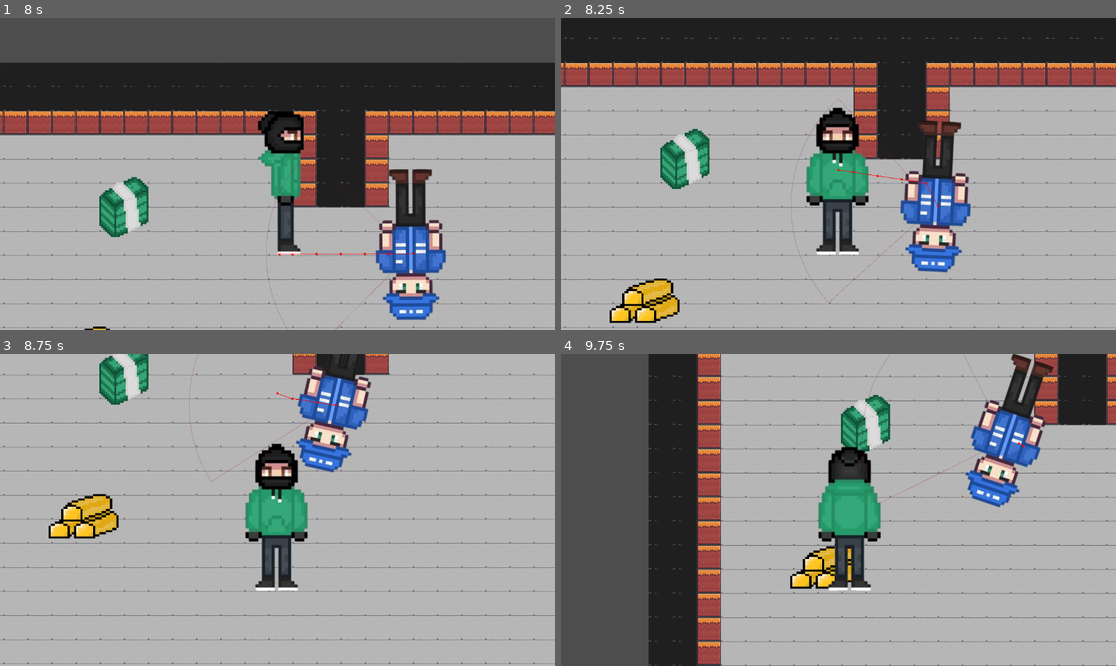
Above: before the commit, frames 1-4 (two rows, left to right).
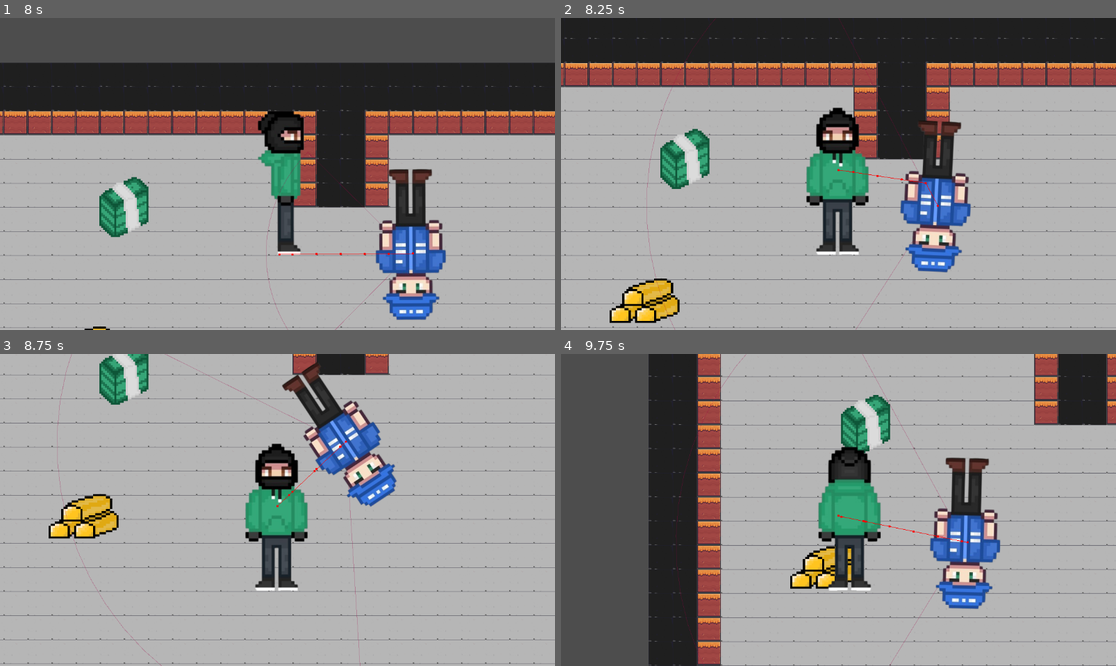
Above: after the commit, the same moments.

Repository: Xan-0/SilentStrikers
Game: Godot game, scene res://Escenas/Mapa.tscn
The game is run twice, just before and just after one commit, with the same random seed, the same clock (stepped at 60 frames per second) and the same inputs.
Inputs:
- Up to frame 1 (8 s): tap Enter at 0.5, 3.5 s; hold Up (ui_up) 0.53-2.03 s; tap E (interactuar) every 0.75 s from 0.6 to 7.35 s; tap Space at 2 s; hold Left (ui_left) 2.03-3.53 s; hold Down (ui_down) 3.53-4.28 s; hold Right (ui_right) 4.28-5.03 s; hold Up (ui_up) 5.03-5.78 s; hold Right (ui_right) from 5.78 s (still down)
- Up to frame 2 (8.25 s): release Right (ui_right) at 8.03 s; hold Down (ui_down) from 8.03 s (still down); tap E (interactuar) at 8.1 s
- Up to frame 3 (8.75 s): keep holding Down (ui_down)
- Up to frame 4 (9.75 s): release Down (ui_down) at 8.78 s; hold Left (ui_left) 8.78-9.53 s; tap E (interactuar) at 8.85, 9.6 s; hold Up (ui_up) from 9.53 s (still down)

Frame 1 is identical in both runs. In frame 2, 0.3% of the frame differs, in the area x 15-65%, y 0-100%; in frame 3, 5.2%; in frame 4, 7.9%, in the area x 20-89%, y 0-100%.

Commit message:
Update Guardia.gd
Optimizaci+on por parte de Johan

Diff:
--- a/Silent Strikers (Alfa Muy temprana)/Codigos/Guardia.gd
+++ b/Silent Strikers (Alfa Muy temprana)/Codigos/Guardia.gd
@@ -1,4 +1,9 @@
 extends CharacterBody2D
+
+#Se editó la func check_vision() para que, si está en estado SEARCHING, pueda detectar al jugador correctamente,
+#También ahora es más difícil perder al guardia por el chasing_timer, similar al searching_timer en el check_vision(),
+#Lo que hace es que, una vez se cambia a estado de persecución, seguirá actualizando constantemente la última posición
+#Del jugador mientras éste se encuentre en su campo de visión, además se cambia el tamaño del cono y ángulo de visión cuando se cambia de estado
 
 ## --- Variables de Movimiento y Navegación ---
 var speed = 300
@@ -24,8 +29,12 @@
 var last_known_player_position = Vector2.ZERO
 
 ## --- Tiempo de búsqueda ---
-var search_duration = 2.0 # Segundos que espera buscando
+var search_duration = 10.0 # Segundos que espera buscando
 var search_timer = 0.0
+
+## --- Tiempo de persecución ---
+var chase_duration = 8.0 # Segundos que dura el estado de persecución activado después de obtener la última posición del jugador
+var chasing_timer = 0.0
 
 ## --- Dibujo ---
 @export var draw_vision_cone: bool = true
@@ -50,10 +59,16 @@
 
 	match current_state:
 		State.PATROLLING:
+			vision_range = 300
+			vision_angle_degrees = 90
 			_process_patrolling(delta)
 		State.CHASING:
+			vision_range = 600
+			vision_angle_degrees = 120
 			_process_chasing(delta)
 		State.SEARCHING:
+			vision_range = 400
+			vision_angle_degrees = 90
 			_process_searching(delta)
 
 	# Rotación
@@ -75,6 +90,7 @@
 
 
 func _process_chasing(delta):
+	chasing_timer -= delta
 	navigation_agent.target_position = last_known_player_position
 	if navigation_agent.is_navigation_finished():
 		# Si llegó a la última posición conocida y no ve al jugador, inicia búsqueda
@@ -123,11 +139,19 @@
 		var dot = guard_forward_direction.dot(dir_norm)
 		var limit_dot = cos(deg_to_rad(vision_angle_degrees / 2.0))
 
-		if dot > limit_dot:
-			# ACTUALIZA SIEMPRE el raycast
-			if vision_raycast.is_colliding() and vision_raycast.get_collider() == player:
-				detected_now = true
-				last_known_player_position = player.global_position
+		if current_state == State.SEARCHING:
+			if dot < vision_angle_degrees/360:
+				# ACTUALIZA SIEMPRE el raycast
+				if (vision_raycast.is_colliding() and vision_raycast.get_collider() == player):
+					detected_now = true
+					last_known_player_position = player.global_position
+		else:
+			if dot > limit_dot:
+				# ACTUALIZA SIEMPRE el raycast
+				if (vision_raycast.is_colliding() and vision_raycast.get_collider() == player) or chasing_timer > 0:
+					detected_now = true
+					last_known_player_position = player.global_position
+					current_state = State.CHASING
 
 	player_detected = detected_now
 	if player_detected and not was_detected:
@@ -138,6 +162,7 @@
 func _on_player_detected():
 	print("¡Jugador DETECTADO!")
 	current_state = State.CHASING
+	chasing_timer = chase_duration
 	search_timer = 0.0
 
 func _on_player_lost():
